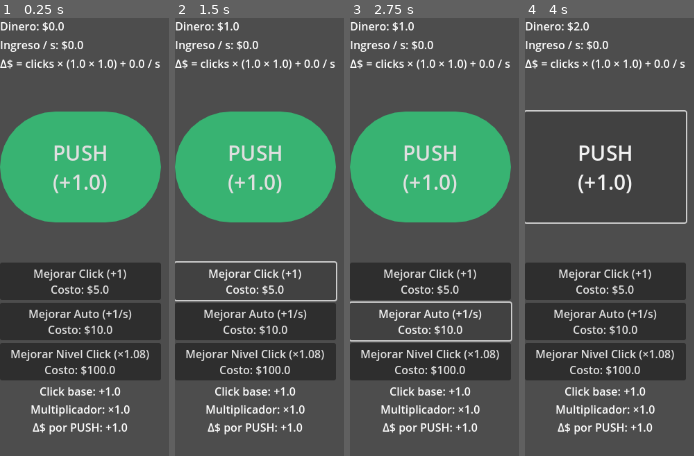
Above: before the commit, frames 1-4 (left to right).
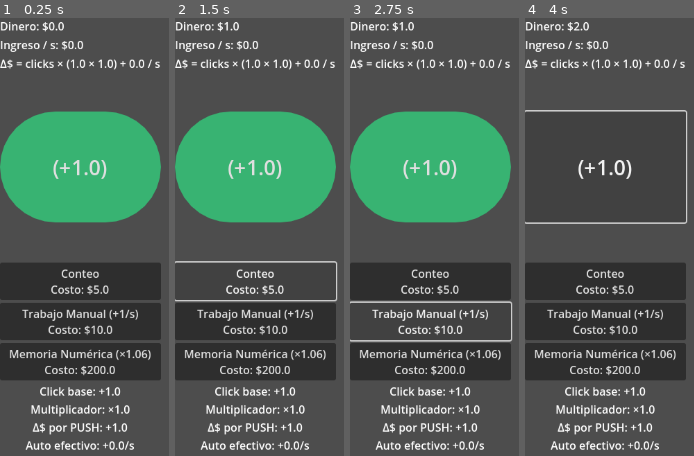
Above: after the commit, the same moments.

Repository: amurito/godot-idle-game
Game: Godot game, scene res://main.tscn
Same seed, same stepped clock (60 frames per second), same inputs: the game is played once before the commit and once after it.
Inputs:
- Up to frame 1 (0.25 s): no input
- Up to frame 2 (1.5 s): click "PUSH (+1.0)" (after the commit: "(+1.0)") at 0.5 s; click "Mejorar Click (+1) Costo: $5.0" (after the commit: "Conteo Costo: $5.0") at 1.25 s
- Up to frame 3 (2.75 s): click "Mejorar Auto (+1/s) Costo: $1…" (after the commit: "Trabajo Manual (+1/s) Costo: …") at 2 s
- Up to frame 4 (4 s): click "Mejorar Nivel Click (×1.08) C…" (after the commit: "Memoria Numérica (×1.06) Cost…") at 2.75 s; click "PUSH (+1.0)" (after the commit: "(+1.0)") at 3.5 s

The runs differ from the first frame. In frame 1, 4.6% of the frame differs, in the area x 5-90%, y 28-99%; in frame 2, 4.6%; in frame 3, 4.6%; in frame 4, 4.6%.

Commit message:
v0.2.2 Names and Balance

Diff:
--- a/main.gd
+++ b/main.gd
@@ -9,7 +9,7 @@
 var auto_upgrade_cost: float = 10.0
 # === CLICK ESTRUCTURAL (v0.2) ===
 var click_multiplier: float = 1.0
-var click_multiplier_upgrade_cost: float = 100.0
+var click_multiplier_upgrade_cost: float = 200.0
 
 
 # === REFERENCIAS UI (SOLO LAS QUE USAMOS) ===
@@ -28,7 +28,7 @@
 	update_ui()
 
 func _process(delta):
-	money += income_per_second * delta
+	money += get_auto_income_effective() * delta
 	update_ui()
 
 # === CLICK MANUAL ===
@@ -56,6 +56,18 @@
 func update_ui():
 	money_label.text = "Dinero: $" + str(round(money))
 	income_label.text = "Ingreso / s: $" + str(round(income_per_second))
+	var auto_mult := get_auto_multiplier()
+	var auto_eff := get_auto_income_effective()
+
+	income_label.text = "Ingreso / s: $" + str(snapped(auto_eff, 0.01))
+
+	formula_label.text = \
+	"Δ$ = clicks × (" + \
+	str(snapped(click_value, 0.01)) + " × " + \
+	str(snapped(click_multiplier, 0.01)) + \
+	") + " + str(snapped(income_per_second, 0.01)) + "/s × " + \
+	str(snapped(auto_mult, 0.01))
+
 	formula_label.text = \
 	"Δ$ = clicks × (" + \
 	str(snapped(click_value, 0.01)) + " × " + \
@@ -63,20 +75,21 @@
 	") + " + str(snapped(income_per_second, 0.01)) + " / s"
 
 	upgrade_click_button.text = \
-		"Mejorar Click (+1)\nCosto: $" + str(round(click_upgrade_cost))
+		"Conteo\nCosto: $" + str(round(click_upgrade_cost))
 
 	upgrade_auto_button.text = \
-		"Mejorar Auto (+1/s)\nCosto: $" + str(round(auto_upgrade_cost))
+		"Trabajo Manual (+1/s)\nCosto: $" + str(round(auto_upgrade_cost))
 
 	stats_label.text = \
 	"Click base: +" + str(click_value) + \
 	"\nMultiplicador: ×" + str(snapped(click_multiplier, 0.01)) + \
-	"\nΔ$ por PUSH: +" + str(snapped(get_click_power(), 0.01))
+	"\nΔ$ por PUSH: +" + str(snapped(get_click_power(), 0.01)) + "\nAuto efectivo: +" + str(snapped(auto_eff, 0.01)) + "/s"
+
 
 	click_button.text = \
-	"PUSH\n(+" + str(snapped(get_click_power(), 0.01)) + ")"
+	"(+" + str(snapped(get_click_power(), 0.01)) + ")"
 	upgrade_click_multiplier_button.text = \
-	"Mejorar Nivel Click (×1.08)\nCosto: $" + \
+	"Memoria Numérica (×1.06)\nCosto: $" + \
 	str(round(click_multiplier_upgrade_cost))
 
 
@@ -91,11 +104,20 @@
 
 func get_click_power() -> float:
 	return click_value * click_multiplier
+# === AUTO ESCALADO POR ESTRUCTURA DEL SISTEMA ===
+const AUTO_SCALE_COEFF := 0.48  # ajustar 0.25–0.40 según feeling
+
+func get_auto_multiplier() -> float:
+	return 1.0 + max(0.0, (click_multiplier - 1.0)) * AUTO_SCALE_COEFF
+
+func get_auto_income_effective() -> float:
+	return income_per_second * get_auto_multiplier()
+
 
 func _on_UpgradeClickMultiplierButton_pressed():
 	if money >= click_multiplier_upgrade_cost:
 		money -= click_multiplier_upgrade_cost
-		click_multiplier *= 1.08
+		click_multiplier *= 1.06
 		click_multiplier_upgrade_cost *= 1.4
 		update_ui()
 
Not shown, added: READMEV0.2.ini
Binary file added: screens/v0.2.1.png
Not shown, added: screens/v0.2.1.png.import
Binary file added: screens/v0.2.2.png
Not shown, added: screens/v0.2.2.png.import
Not shown, changed: README.md
